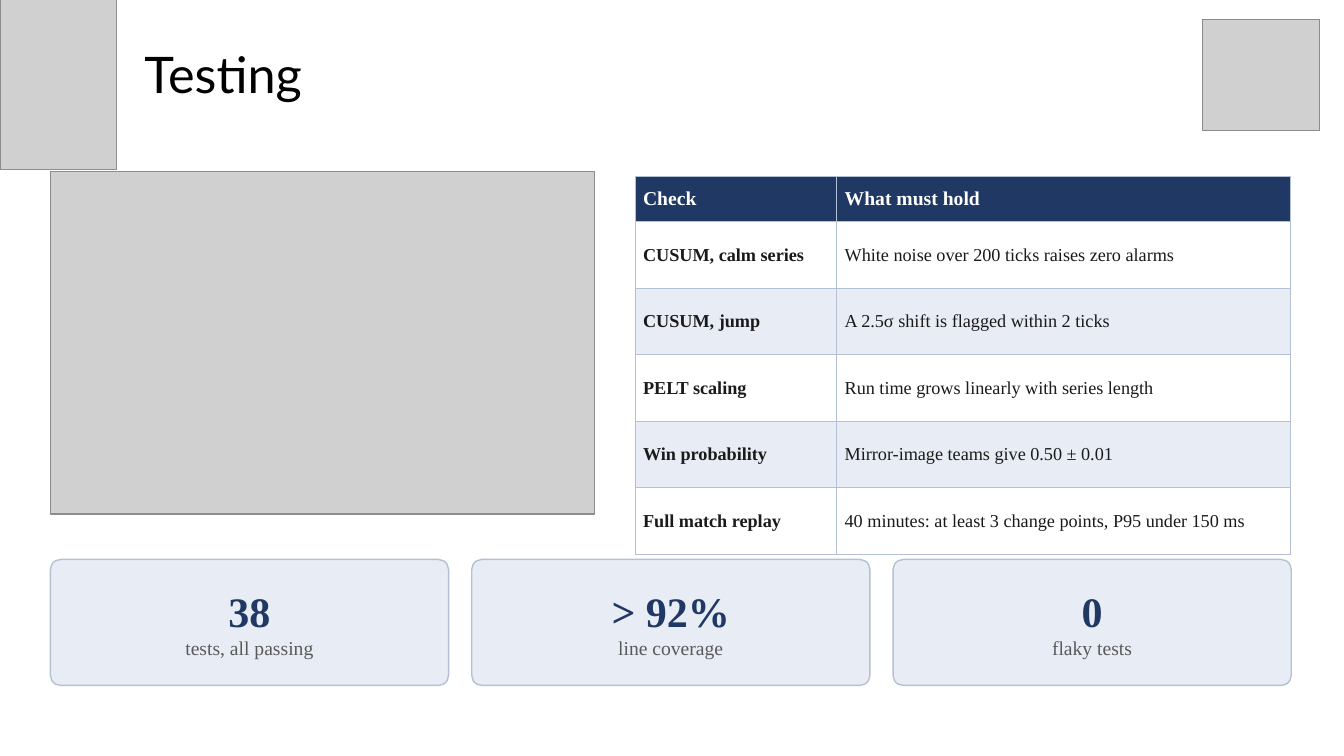
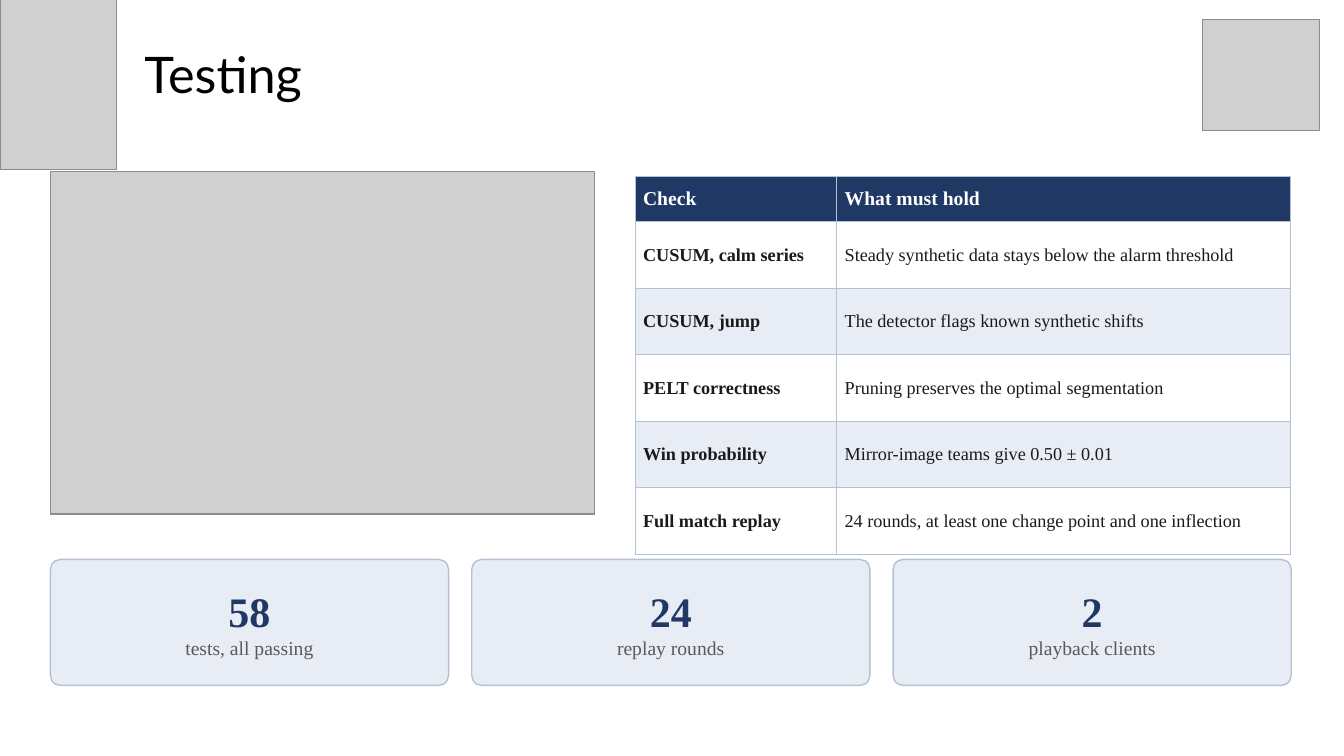
Before and after one commit to MITHUNtech11/CSA1021-SOFTWARE-ENGINEERING-, a slide deck: slide 10 of Capstone/EsportEcho_Capstone (1).pptx. Drawn at 1344x756 pixels with LibreOffice and Linux fonts; fonts in the diff are those of the drawing; grey boxes stand for pictures. Boxes give left, top, right and bottom in pixels: in the first picture for what was removed or moved away, otherwise in the second. Text is boxed around its words. In the diff, an @@ line names an element or a change of style, - is before the commit and + after.

Commit message:
feat: initialize EsportEcho capstone project with analytics, gateway, and client services

```diff
--- a/Capstone/EsportEcho_Capstone (1).pptx
+++ b/Capstone/EsportEcho_Capstone (1).pptx
@@ table at (635, 176, 1291, 535) @@
-row 2, column 2: White noise over 200 ticks raises zero alarms
+row 2, column 2: Steady synthetic data stays below the alarm threshold
-row 3, column 2: A 2.5σ shift is flagged within 2 ticks
+row 3, column 2: The detector flags known synthetic shifts
-row 4, column 1: PELT scaling
+row 4, column 1: PELT correctness
-row 4, column 2: Run time grows linearly with series length
+row 4, column 2: Pruning preserves the optimal segmentation
-row 6, column 2: 40 minutes: at least 3 change points, P95 under 150 ms
+row 6, column 2: 24 rounds, at least one change point and one inflection
@@ text in rounded rectangle at (228, 599, 270, 628): text changed @@
-38
+58
@@ text in rounded rectangle at (617, 599, 724, 659): text changed @@
-> 92%
-line coverage
+24
+replay rounds
@@ text in rounded rectangle at (1029, 599, 1155, 659): text changed @@
-0
-flaky tests
+2
+playback clients
```
Also in this commit, not shown: 9 other slides changed, 29 other files.
